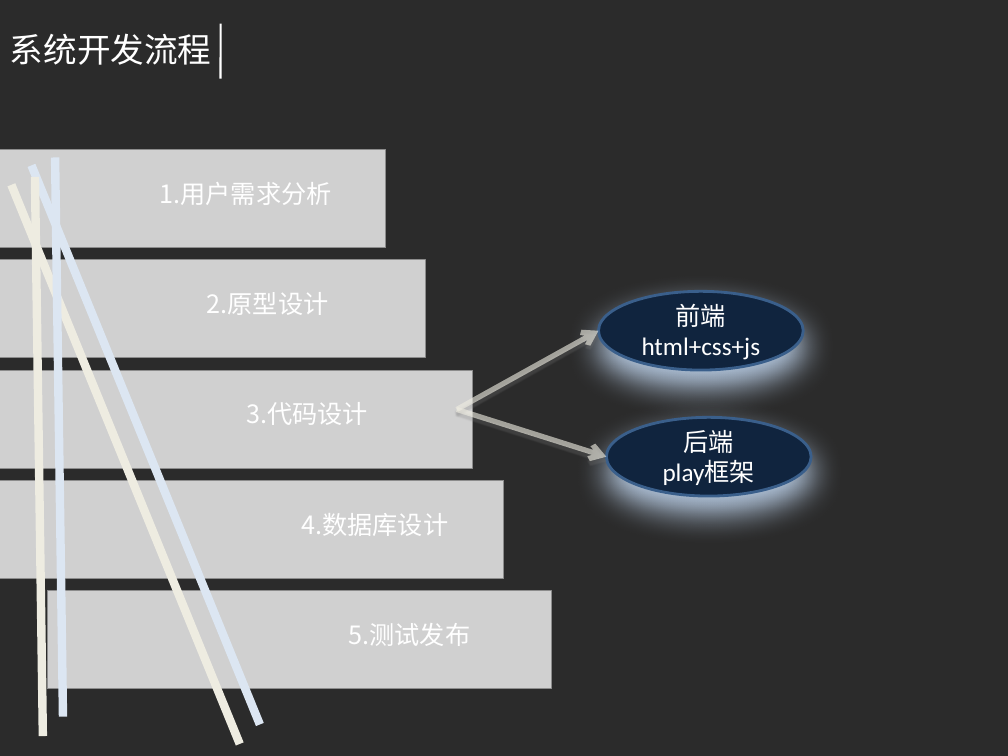
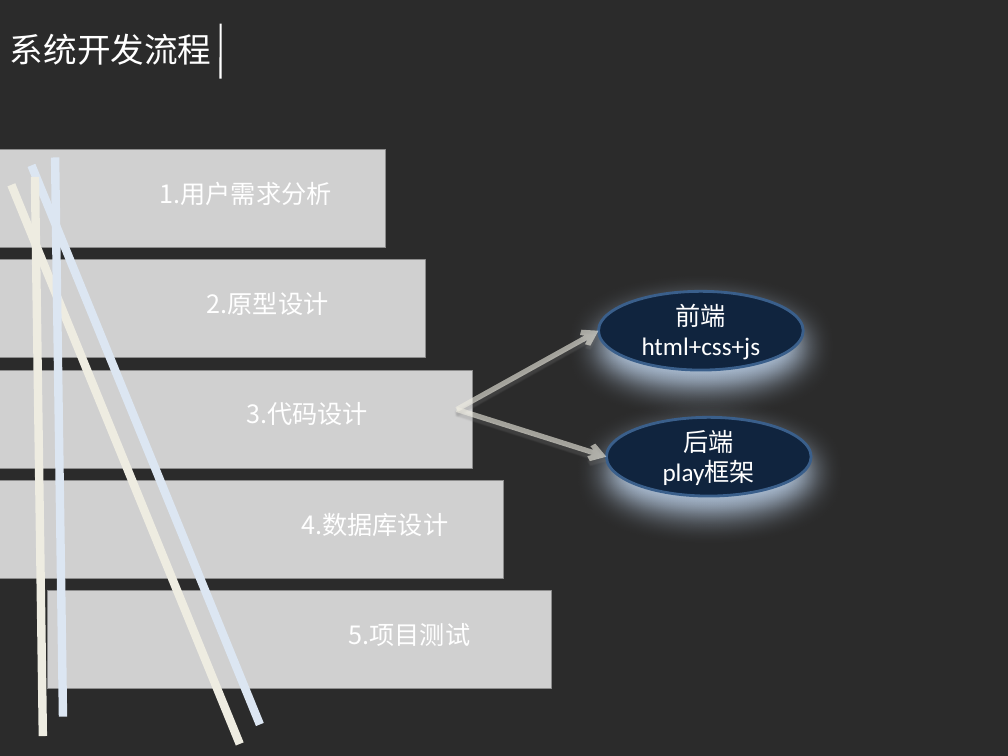
Before and after one commit to lililna/MyBibased, a slide deck: slide 6 of public/论文完整/娜答辩.pptx. Drawn at 1008x756 pixels with LibreOffice and Linux fonts; fonts in the diff are those of the drawing; grey boxes stand for pictures; background and template pictures are left out; a plain dark background stands for a picture behind light text. Boxes give left, top, right and bottom in pixels: in the first picture for what was removed or moved away, otherwise in the second. Text is boxed around its words. In the diff, an @@ line names an element or a change of style, - is before the commit and + after.

```diff
--- a/public/论文完整/娜答辩.pptx
+++ b/public/论文完整/娜答辩.pptx
@@ text at bbox=[349, 623, 471, 646]: text changed @@
-5.测试发布
+5.项目测试
```
Also in this commit, not shown: 4 other slides changed, 1 slide added, 1 other file.
